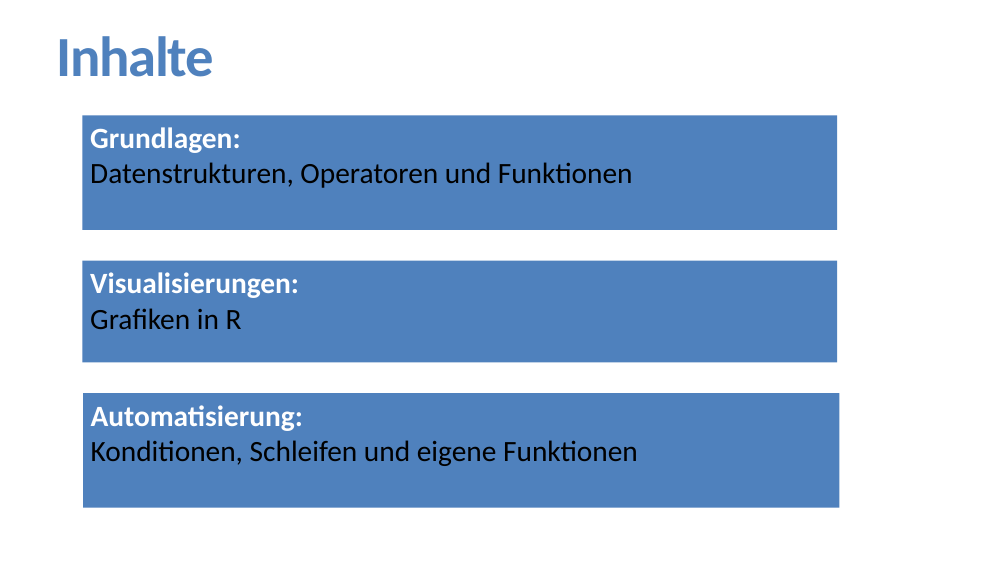
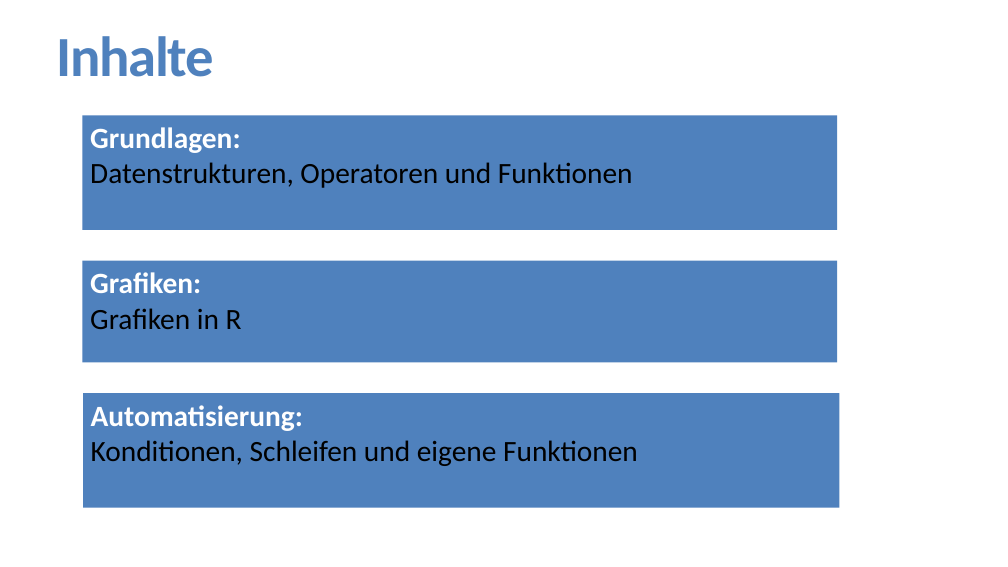
Before and after one commit to FlorianKeppeler/RKurs, a slide deck: slide 5 of Präsentationen/Einführung in R.pptx. Drawn at 1008x567 pixels with LibreOffice and Linux fonts; fonts in the diff are those of the drawing. Boxes give left, top, right and bottom in pixels: in the first picture for what was removed or moved away, otherwise in the second. Text is boxed around its words. In the diff, an @@ line names an element or a change of style, - is before the commit and + after.

```diff
--- a/Präsentationen/Einführung in R.pptx
+++ b/Präsentationen/Einführung in R.pptx
@@ text in rectangle at (90, 272, 201, 293): text changed @@
-  Visualisierungen:
+  Grafiken:
```
Also in this commit, not shown: 3 other slides changed, 8 slides added, 8 slides removed, 10 other files.
